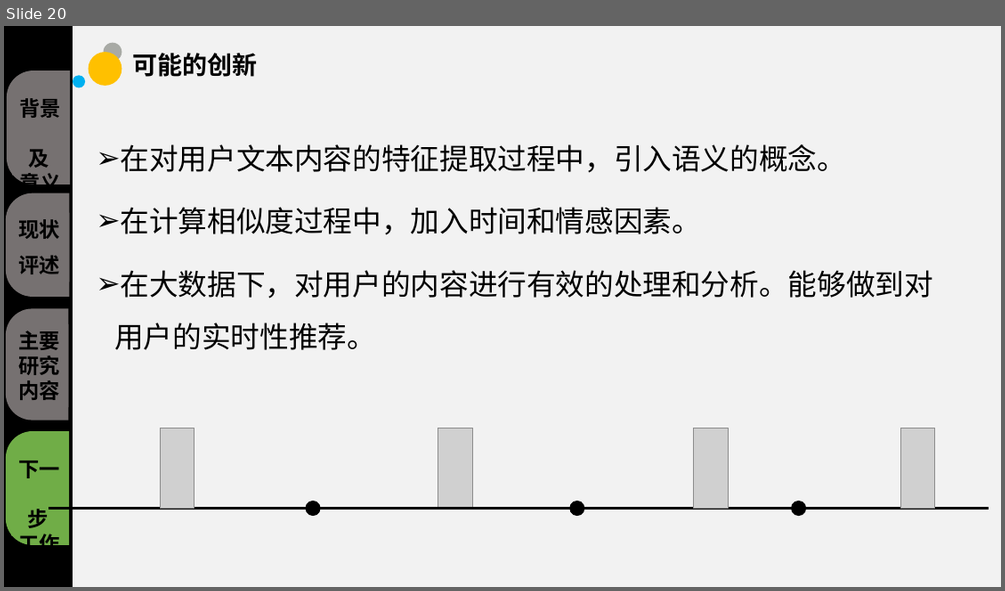
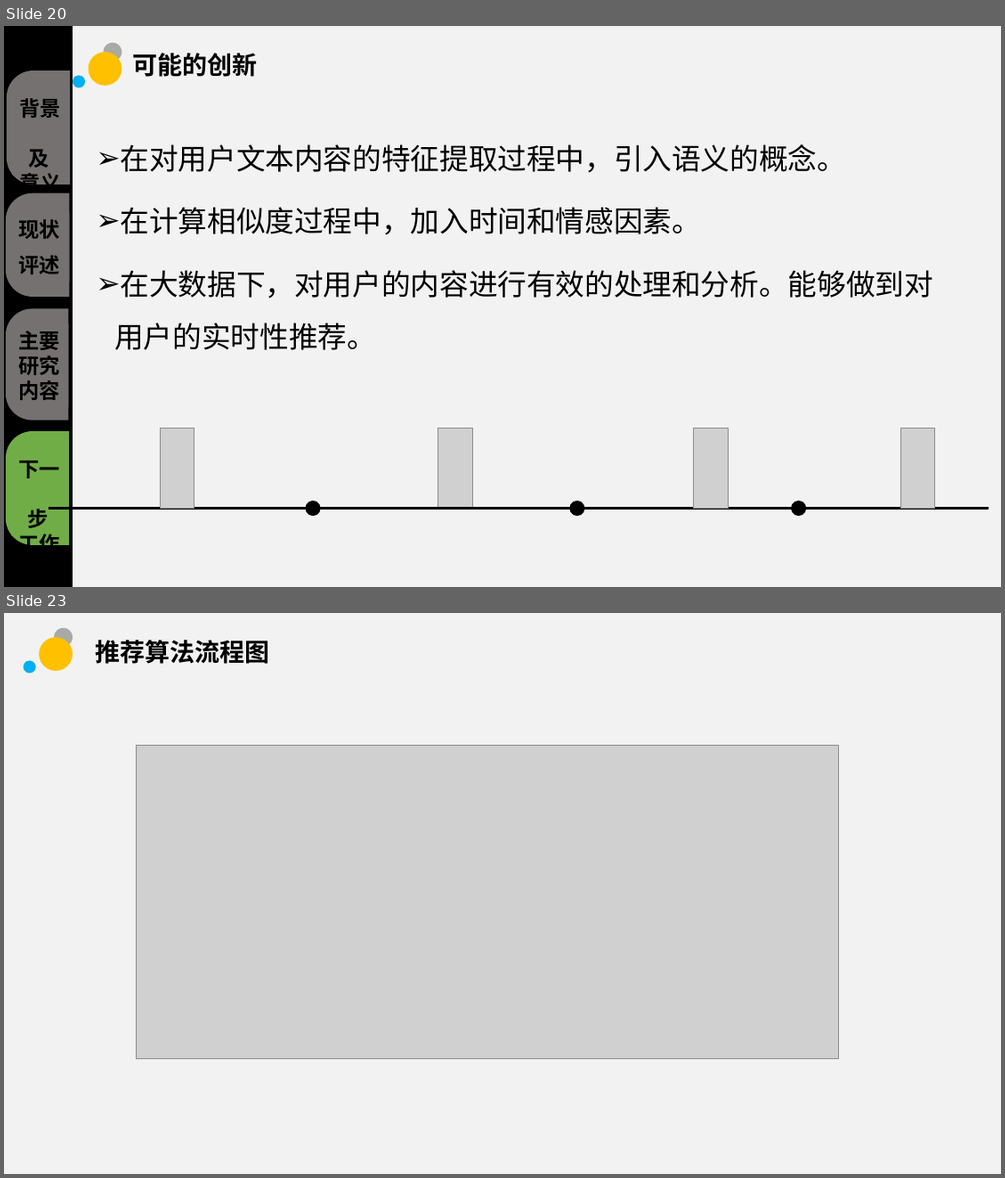
Before and after one commit to sunhongtao/Big_thesis, a slide deck: 毕业答辩/毕业答辩.pptx. Shown one above the other, each under a label of ours: slide 20 before the commit, slides 20 and 23 after it; the slides between them are not shown. The pictures are 1005x591 and 1005x1178 pixels, drawn with LibreOffice and Linux fonts; fonts in the diff are those of the drawing; grey boxes stand for pictures; background and template pictures are left out. Boxes give left, top, right and bottom in pixels: in the first picture for what was removed or moved away, otherwise in the second. Text is boxed around its words. In the diff, an @@ line names an element or a change of style, - is before the commit and + after.

```diff
--- a/毕业答辩/毕业答辩.pptx
+++ b/毕业答辩/毕业答辩.pptx
@@ slide 23 added at (4,613,1001,1174), background #F2F2F2 @@
@@ ellipse added at (39,637,73,671), fill #FFC000 @@
@@ ellipse added at (54,628,73,647), fill #A8AAA5 @@
@@ ellipse added at (24,661,36,674), fill #00B0F0 @@
@@ title added at (95,640,269,664), 24 pt, text #000000, bold @@
+推荐算法流程图
@@ picture added at (137,746,839,1059) @@
```
Also in this commit, not shown: 4 slides changed, 5 other slides added, 1 slide removed, 2 other files.
